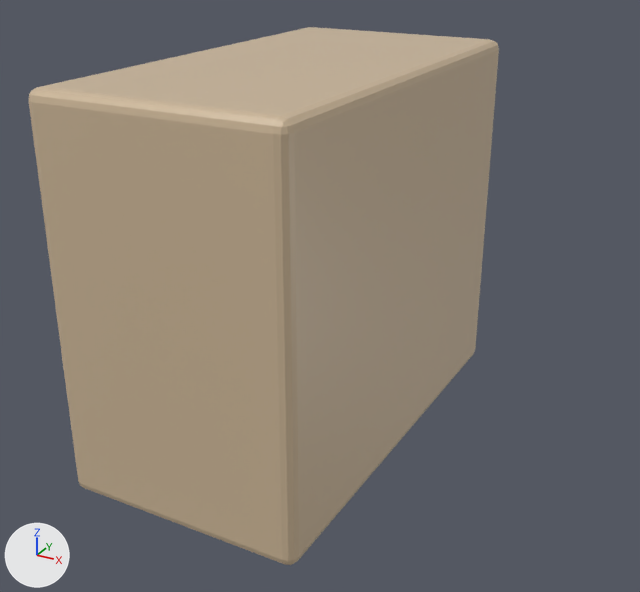
Two versions of the glTF model models/so101_stand/so101_stand.glb, one commit apart.
Both versions are drawn from a 50 mm camera at (0.1375, -0.2766, 0.1126) aimed at (0.0259, -0.0736, 0.0111). Lighting does not change. The marker at lower left points along +X, +Y and +Z. The picture after the commit comes second.

Objects in the first picture: 'pedestal'.
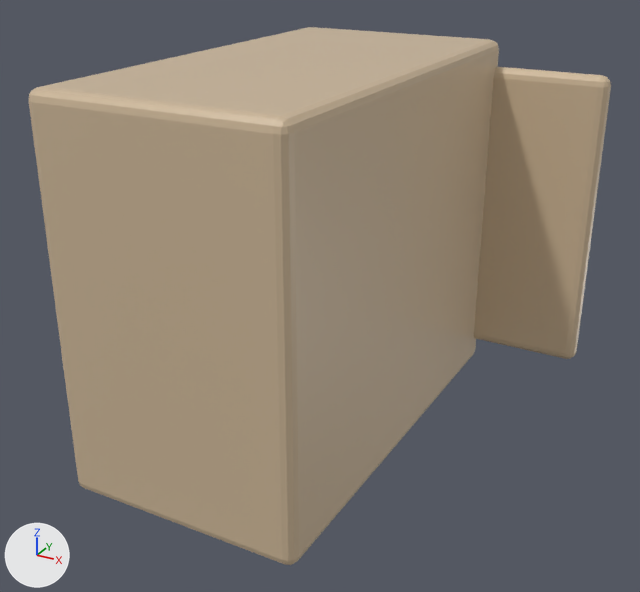
Location of each change, [x1, y1, x2, y2] in pixels of the pictures (640 x 592 px):
'pedestal_foot', added (beige): after [474, 67, 611, 359]

Diff of the bpy script that builds the scene:
```diff
--- a/models/so101_stand/so101_stand.glb.py
+++ b/models/so101_stand/so101_stand.glb.py
@@ me_cube_001 @@
+me_cube_001.from_pydata(...)  # 96 vertices, 188 faces; spans x -0.03..0.03, y -0.003..0.003, z -0.047..0.047
+me_cube_001.materials.append(mat_m_9e7a51ff)  # beige #ceb899
@@ ob_pedestal_foot @@
+ob_pedestal_foot = bpy.data.objects.new('pedestal_foot', me_cube_001)
+ob_pedestal_foot.location = (0.055, -0.003, 0.02)
```
